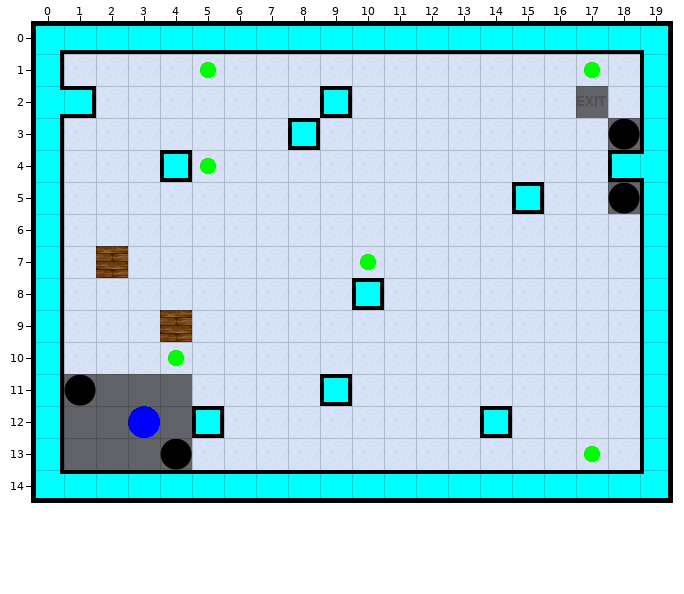
An edit to a level. Tiled map, Levels/level06.tmx. The first picture shows the starting point.
Cells are 32x32 px. Shown: x 0..19, y 0..14.
And afterwards:
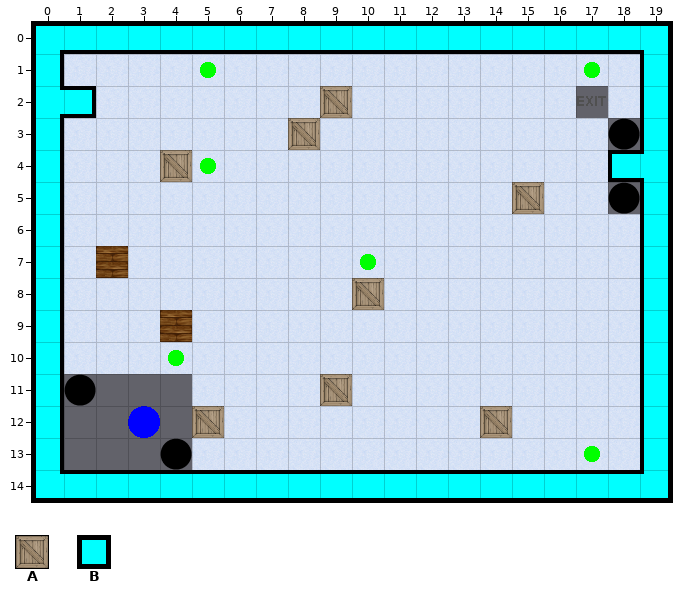
Key: from "Layer1": A 2; from "Walls": B 36.
_ is an empty cell.
The exact change:
Layer "Layer 0":
Tile B is gone in row 2 at x 9; in row 3 at x 8; in row 4 at x 4; in row 5 at x 15; in row 8 at x 10; in row 11 at x 9.
Tile B is gone in row 12 at x 5 and 14.
Layer "Layer 1":
There is now tile A in row 2 at x 9; in row 3 at x 8; in row 4 at x 4; in row 5 at x 15; in row 8 at x 10; in row 11 at x 9.
There is now tile A in row 12 at x 5 and 14.
